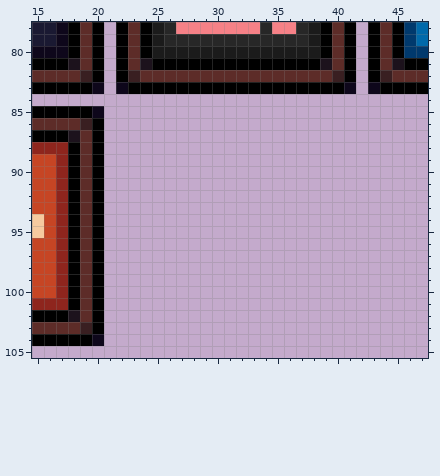
File history of a pixel-art file, BurningKnight/Content/Animations/achievements.ase. Above: the version before the commit.
211x106 pixels, 1 frame. Shown: x 15..47, y 78..105.
New version:
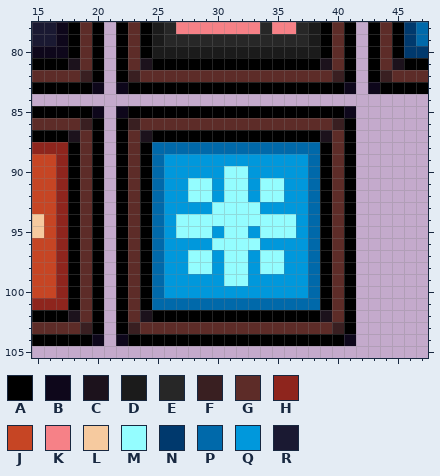
Palette (. is transparent): A #000000  B #0e071b  C #1c121c  D #1b1b1b  E #272727  F #391f21  G #5d2c28  H #8e251d  J #c64524  K #f68187  L #f6ca9f  M #94fdff  N #00396d  P #0069aa  Q #0098dc  R #1a1932
Diff:
y 85: x 22..41 .................... -> BAAAAAAAAAAAAAAAAAAB
y 86: x 22..41 .................... -> AFGGGGGGGGGGGGGGGGFA
y 87: x 22..41 .................... -> AGCAAAAAAAAAAAAAACGA
y 88: x 22..41 .................... -> AGAPPPPPPPPPPPPPPAGA
y 89: x 22..41 .................... -> AGAPQQQQQQQQQQQQPAGA
y 90: x 22..41 .................... -> AGAPQQQQQMMQQQQQPAGA
y 91..92: x 22..41 .................... -> AGAPQQMMQMMQMMQQPAGA
y 93: x 22..41 .................... -> AGAPQQQQMMMMQQQQPAGA
y 94: x 22..41 .................... -> AGAPQMMMMMMMMMMQPAGA
y 95: x 22..41 .................... -> AGAPQMMMQMMQMMMQPAGA
y 96: x 22..41 .................... -> AGAPQQQQMMMMQQQQPAGA
y 97..98: x 22..41 .................... -> AGAPQQMMQMMQMMQQPAGA
y 99: x 22..41 .................... -> AGAPQQQQQMMQQQQQPAGA
y 100: x 22..41 .................... -> AGAPQQQQQQQQQQQQPAGA
y 101: x 22..41 .................... -> AGAPPPPPPPPPPPPPPAGA
y 102: x 22..41 .................... -> AGCAAAAAAAAAAAAAACGA
y 103: x 22..41 .................... -> AFGGGGGGGGGGGGGGGGFA
y 104: x 22..41 .................... -> BAAAAAAAAAAAAAAAAAAB
Changed places in both pictures, as pixel boxes (x1, y1, x2, y2):
added: (116, 106, 356, 346)
